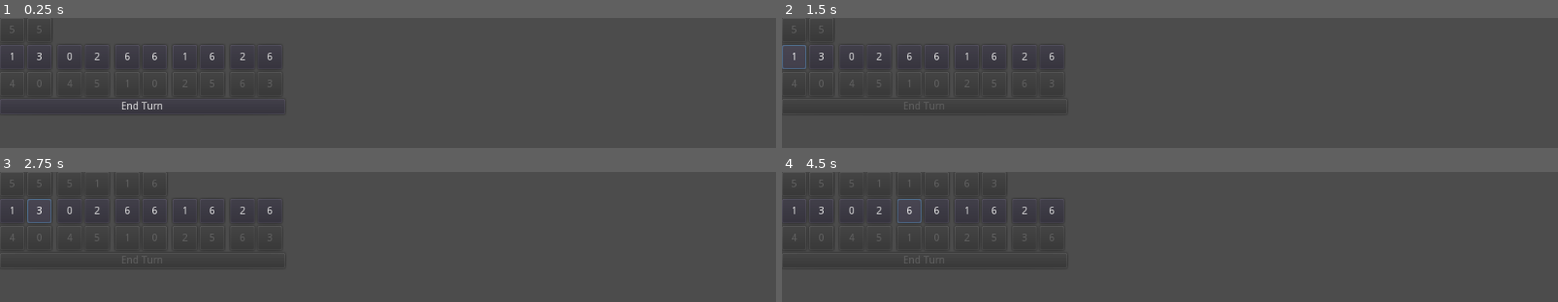
Above: before the commit, frames 1-4 (two rows, left to right).
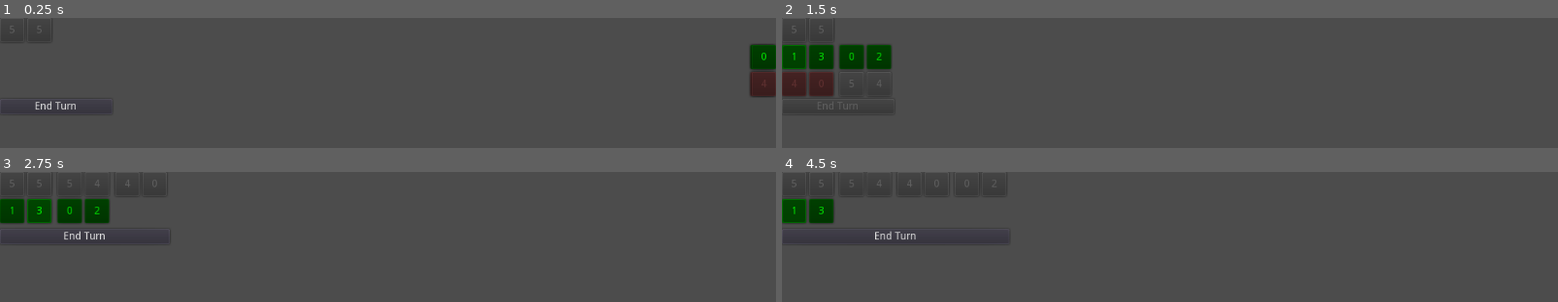
Above: after the commit, the same moments.

Repository: boomyville/domino-dominion
Game: Godot game, scene res://Main.tscn
Two runs of this game, one before a commit and one after it. Both use one fixed random seed, a clock stepped at 60 frames per second and the inputs below.
Inputs:
- Up to frame 1 (0.25 s): no input
- Up to frame 2 (1.5 s): click "End Turn" at 0.5 s; click "1" at 1.25 s
- Up to frame 3 (2.75 s): click "3" at 2 s
- Up to frame 4 (4.5 s): click "0" at 2.75 s; click "2" (after the commit: "3") at 3.5 s; click "6" (after the commit: "1") at 4.25 s

The runs differ from the first frame. In frame 1, 1.8% of the frame differs, in the area x 1-100%, y 20-71%; in frame 2, 3.7%, in the area x 0-36%, y 20-71%; in frame 3, 2.7%; in frame 4, 1.7%.

Commit message:
added animation; coloured the dominos and improved game logic

Diff:
--- /dev/null
+++ b/ConsoleMessages.gd
@@ -0,0 +1,8 @@
+extends Node
+
+var debug_console: TextEdit
+
+func _ready():
+	debug_console = $TextEdit  # Adjust the path to your TextEdit node
+	debug_console.readonly = true
+	DebugConsole.set_debug_console(debug_console)
--- a/DominoContainer.gd
+++ b/DominoContainer.gd
@@ -27,6 +27,16 @@
 		set_clickable(false)
 	else:
 		set_clickable(true)
+	match get_user():
+		"player":
+			$LeftTile.modulate = Color(0, 1, 0) # Green color for player
+			$RightTile.modulate = Color(0, 1, 0) # Green color for player
+		"enemy":
+			$LeftTile.modulate = Color(1, 0.5, 0.5) # Red color for enemy
+			$RightTile.modulate = Color(1, 0.5, 0.5) # Red color for enemy
+		"board":
+			$LeftTile.modulate = Color(1.0, 1.0, 1.0) # Black color for board
+			$RightTile.modulate = Color(1.0, 1.0, 1.0) # Black color for board
 
 func set_clickable(clickable: bool):
 	$LeftTile.disabled = not clickable # Disable Button1 if not clickable
--- a/Game.gd
+++ b/Game.gd
@@ -21,6 +21,7 @@
 # Called when the node enters the scene tree
 func _ready():
 	print("Loading...")
+	randomize() # Initialize random number generator
 	end_turn_button.connect("pressed", self, "_on_end_turn_pressed")
 
 	initialize_domino_sets() # Generate the dominos for player and AI
@@ -29,8 +30,8 @@
 	draw_first_domino()
 
 	# Starting hand
-	draw_additional_player_dominos(5)
-	draw_additional_enemy_dominos(5)
+	draw_additional_dominos(2, "all")
+
 
 # Initialize each player's domino sets (20 random dominos) and draw 5 to start
 func initialize_domino_sets():
@@ -131,7 +132,7 @@
 		var domino_to_play = null  # Variable to hold the domino to play
 
 		# Find a playable domino
-		for domino in ai_dominos:
+		for domino in ai_hand.get_children():
 			var number1 = domino.get_numbers()[0]
 			var number2 = domino.get_numbers()[1]
 			print("Checking domino: " + str(number1) + ", " + str(number2))
@@ -166,38 +167,71 @@
 
 	# Draw additional dominos for the player and AI if the game is not over
 	if not check_game_over():
-		draw_additional_player_dominos(2)  # Draw additional dominos for the player
-		draw_additional_enemy_dominos(2)  # Draw additional dominos for the AI
+		draw_additional_dominos(1, "all")  # Draw additional dominos for the player and AI
 
 
 
 # Check if the game is over
 func check_game_over():
-	if player_dominos.size() == 0:
+	if player_hand.get_children().size() == 0:
 		print("Player wins!")
 		return true
-	elif ai_dominos.size() == 0:
+	elif ai_hand.get_children().size() == 0:
 		print("AI wins!")
 		return true
 	else:
 		print("Game continues...")
 
 # Draw additional dominos for the player
-func draw_additional_player_dominos(count: int):
-	var new_dominos = draw_dominos_from_pile(player_pile, count)
-	add_domino_to_hand(new_dominos, "player")
-
-# Draw additional dominos for the enemy
-func draw_additional_enemy_dominos(count: int):
-	var new_dominos = draw_dominos_from_pile(ai_pile, count)
-	add_domino_to_hand(new_dominos, "enemy")
+func draw_additional_dominos(count: int, type: String):
+	if(type == "player"):
+		var new_dominos = draw_dominos_from_pile(player_pile, count)
+		print("Drawing for player: ", new_dominos[0].get_numbers())
+		add_domino_to_hand(new_dominos, type)
+	elif(type == "enemy"):
+		var new_dominos = draw_dominos_from_pile(ai_pile, count)
+		print("Drawing for enemy: ", new_dominos[0].get_numbers())
+		add_domino_to_hand(new_dominos, type)
+	elif(type == "all"):
+		var new_dominos = draw_dominos_from_pile(player_pile, count)
+		var new_dominos2 = draw_dominos_from_pile(ai_pile, count)
+		add_domino_to_hand(new_dominos, "player")
+		add_domino_to_hand(new_dominos2, "enemy")
+		print("Drawing for player: ", new_dominos[0].get_numbers())
+		print("Drawing for enemy: ", new_dominos2[0].get_numbers())
+	else:
+		return;
+
 
 # Add domino to hand
 func add_domino_to_hand(dominos: Array, type: String = "player"):
+	yield(get_tree().create_timer(0.2), "timeout")
 	for domino in dominos:
 		if type == "player":
 			player_dominos.append(domino)
 			player_hand.add_child(domino)
+			animate_domino(domino, player_hand)
 		elif type == "enemy":
 			ai_dominos.append(domino)
 			ai_hand.add_child(domino)
+			animate_domino(domino, ai_hand)
+
+# Animate the domino sliding from the right to its position in the HBoxContainer
+func animate_domino(domino, container: HBoxContainer):
+	# Calculate the starting position (off-screen to the right)
+	var start_position = Vector2(OS.window_size.x, domino.rect_position.y)
+
+	# Add the domino to the container to get its intended position
+	container.add_child(domino)
+
+	# Calculate the end position based on the number of children in the container
+	var domino_index = container.get_child_count() - 1
+	var domino_width = domino.get_combined_minimum_size().x + container.get_constant("separation")
+	var end_position = Vector2(domino_width * domino_index, domino.rect_position.y)
+
+	# Set the initial position to the start position
+	domino.rect_position = start_position
+
+	# Animate the domino to its intended position
+	container.get_parent().get_node("Tween").interpolate_property(domino, "rect_position", start_position, end_position, 1.0, Tween.TRANS_LINEAR, Tween.EASE_IN_OUT)
+	container.get_parent().get_node("Tween").start()
--- a/Main.tscn
+++ b/Main.tscn
@@ -30,3 +30,5 @@
 margin_right = 67.0
 margin_bottom = 32.0
 text = "End Turn"
+
+[node name="Tween" type="Tween" parent="GameBoard"]
--- a/project.godot
+++ b/project.godot
@@ -14,6 +14,10 @@
 run/main_scene="res://Main.tscn"
 config/icon="res://icon.png"
 
+[global]
+
+autoload=false
+
 [gui]
 
 common/drop_mouse_on_gui_input_disabled=true
